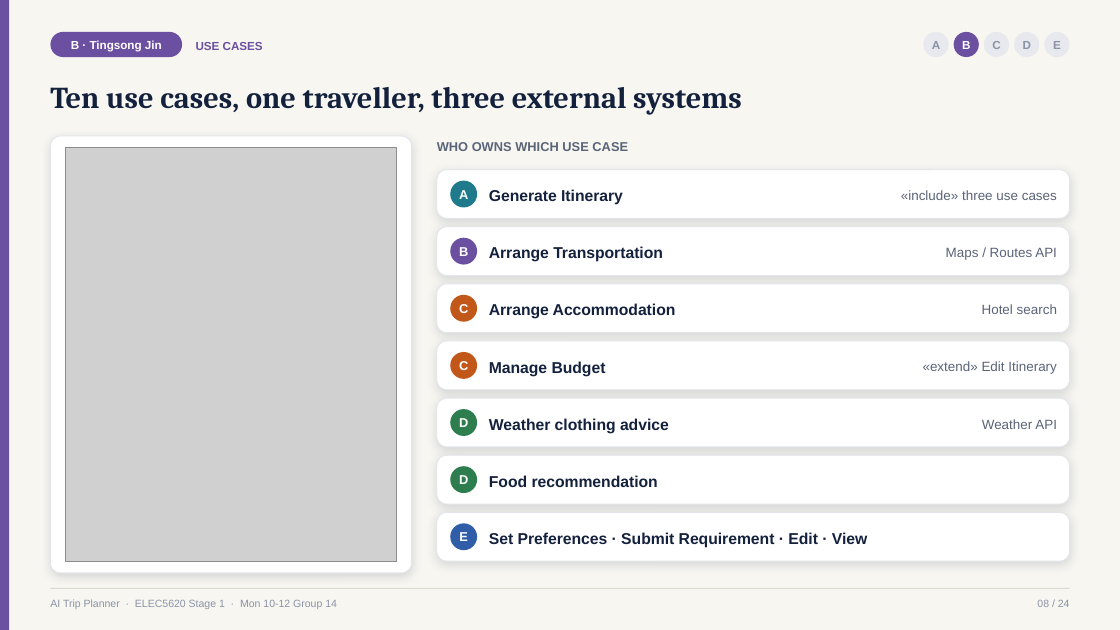
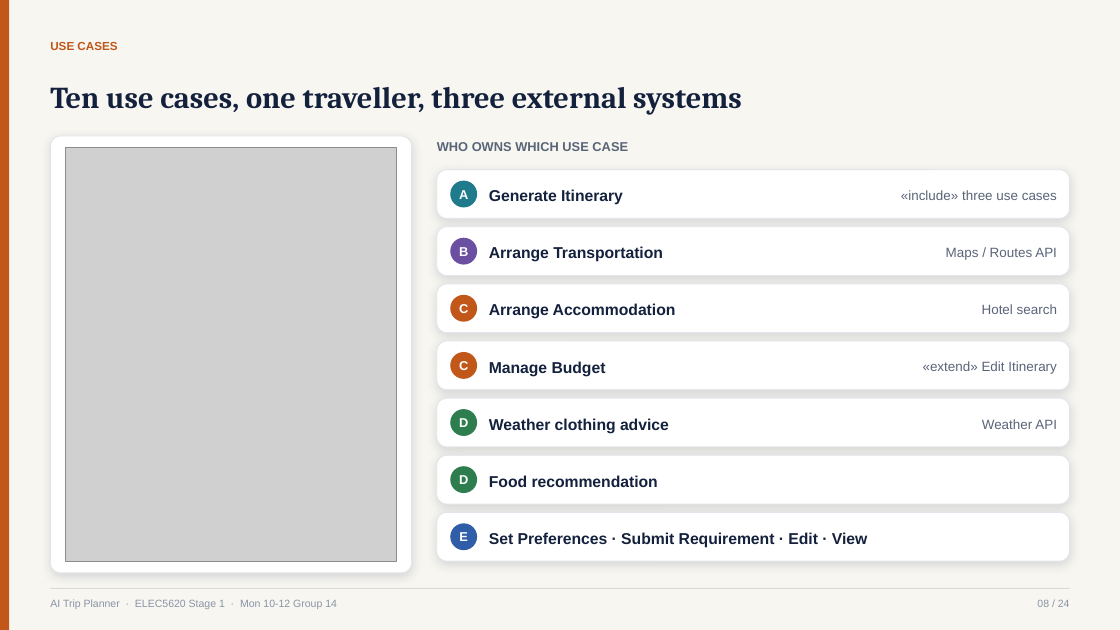
Before and after one commit to Lilstanie/AI_TRIP_PLANNER, a slide deck: slide 8 of submission/stage1/ELEC5620_Stage1_Slides.pptx. Drawn at 1120x630 pixels with LibreOffice and Linux fonts; fonts in the diff are those of the drawing; grey boxes stand for pictures. Boxes give left, top, right and bottom in pixels: in the first picture for what was removed or moved away, otherwise in the second. Text is boxed around its words. In the diff, an @@ line names an element or a change of style, - is before the commit and + after.

```diff
--- a/submission/stage1/ELEC5620_Stage1_Slides.pptx
+++ b/submission/stage1/ELEC5620_Stage1_Slides.pptx
@@ rectangle at (0, 0, 9, 630): fill #6B4FA0 to #C2571A @@
@@ text "USE CASES": place and size @@
-text "USE CASES" at (196, 42, 263, 50)
+text "USE CASES" at (50, 42, 117, 50)
@@ text "USE CASES" at (50, 42, 117, 50): text colour #6B4FA0 to #C2571A @@
@@ rounded rectangle removed at (50, 32, 182, 57) @@
-B · Tingsong Jin
@@ ellipse removed at (923, 32, 949, 57) @@
-A
@@ ellipse removed at (954, 32, 979, 57) @@
-B
@@ ellipse removed at (984, 32, 1009, 57) @@
-C
@@ ellipse removed at (1014, 32, 1039, 57) @@
-D
@@ ellipse removed at (1044, 32, 1070, 57) @@
-E
```
Also in this commit, not shown: 18 other slides changed, 3 slides added, 3 slides removed, 55 other files.
